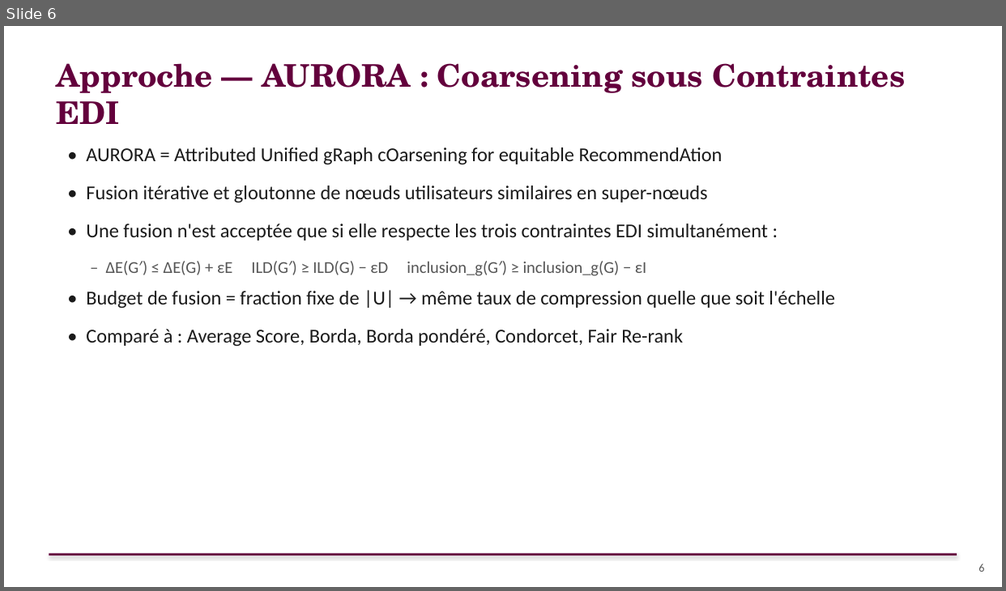
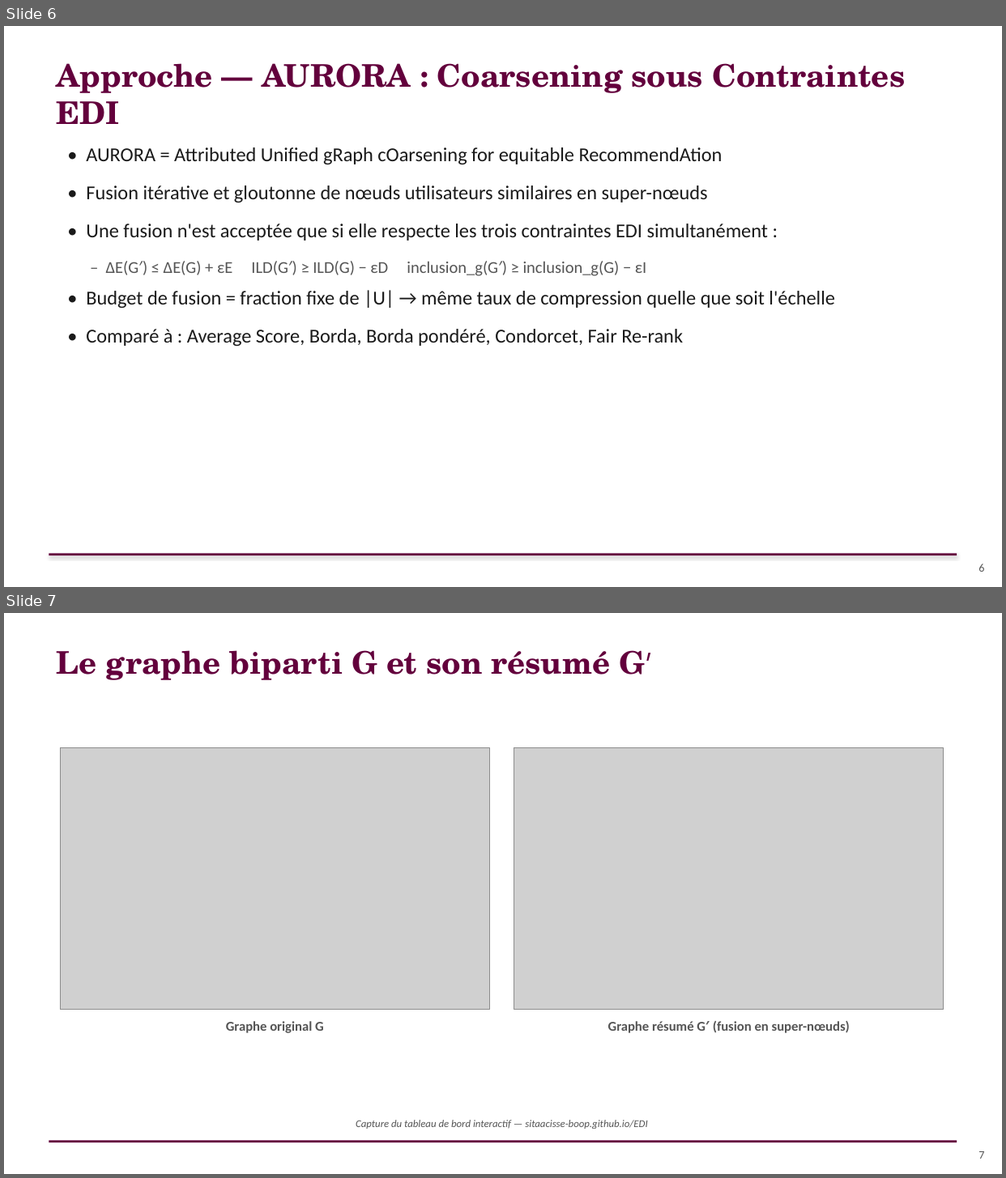
Before and after one commit to sitaacisse-boop/EDI, a slide deck: presentation/AURORA_Soutenance_FR.pptx. Shown one above the other, each under a label of ours: slide 6 before the commit, slides 6 and 7 after it. The pictures are 1006x591 and 1006x1178 pixels, drawn with LibreOffice and Linux fonts; fonts in the diff are those of the drawing; grey boxes stand for pictures. Boxes give left, top, right and bottom in pixels: in the first picture for what was removed or moved away, otherwise in the second. Text is boxed around its words. In the diff, an @@ line names an element or a change of style, - is before the commit and + after.

Commit message:
Ajoute une slide jeux de données, retire les 2 slides redondantes avec la démo live
- Slide "Validation — Démonstration en Direct" enrichie avec le graphique
  de comparaison des 4 corpus (capture du site) — comblait un vrai trou,
  les datasets n'étaient présentés qu'en texte avant.
- Retire les slides "Résultats — vue d'ensemble" et "Pareto" ajoutées au
  commit précédent : elles font doublon avec ce qui sera montré en direct
  sur le tableau de bord pendant les 15 minutes de soutenance, où chaque
  minute compte. Garde la slide graphe G/G' (valeur propre, pas montrée
  forcément pendant la démo).
- Net : 12 → 13 slides (contre 15 précédemment).

```diff
--- a/presentation/AURORA_Soutenance_FR.pptx
+++ b/presentation/AURORA_Soutenance_FR.pptx
@@ slide 7 added at (4,613,1002,1174), background #FFFFFF @@
@@ text added at (56,650,653,680), 30 pt, text #63003C, bold @@
+Le graphe biparti G et son résumé G′
@@ picture added at (60,747,490,1009) @@
@@ picture added at (513,747,944,1009) @@
@@ text added at (226,1021,324,1033), 13 pt, text #555555, bold @@
+Graphe original G
@@ text added at (608,1021,850,1033), 13 pt, text #555555, bold @@
+Graphe résumé G′ (fusion en super-nœuds)
@@ text added at (356,1120,647,1129), 10 pt, text #555555, italic @@
+Capture du tableau de bord interactif — sitaacisse-boop.github.io/EDI
@@ rectangle added at (49,1141,957,1143), fill #63003C @@
@@ text added at (978,1152,984,1159), 11 pt, text #555555 @@
+7
```
Also in this commit, not shown: 6 slides changed.
